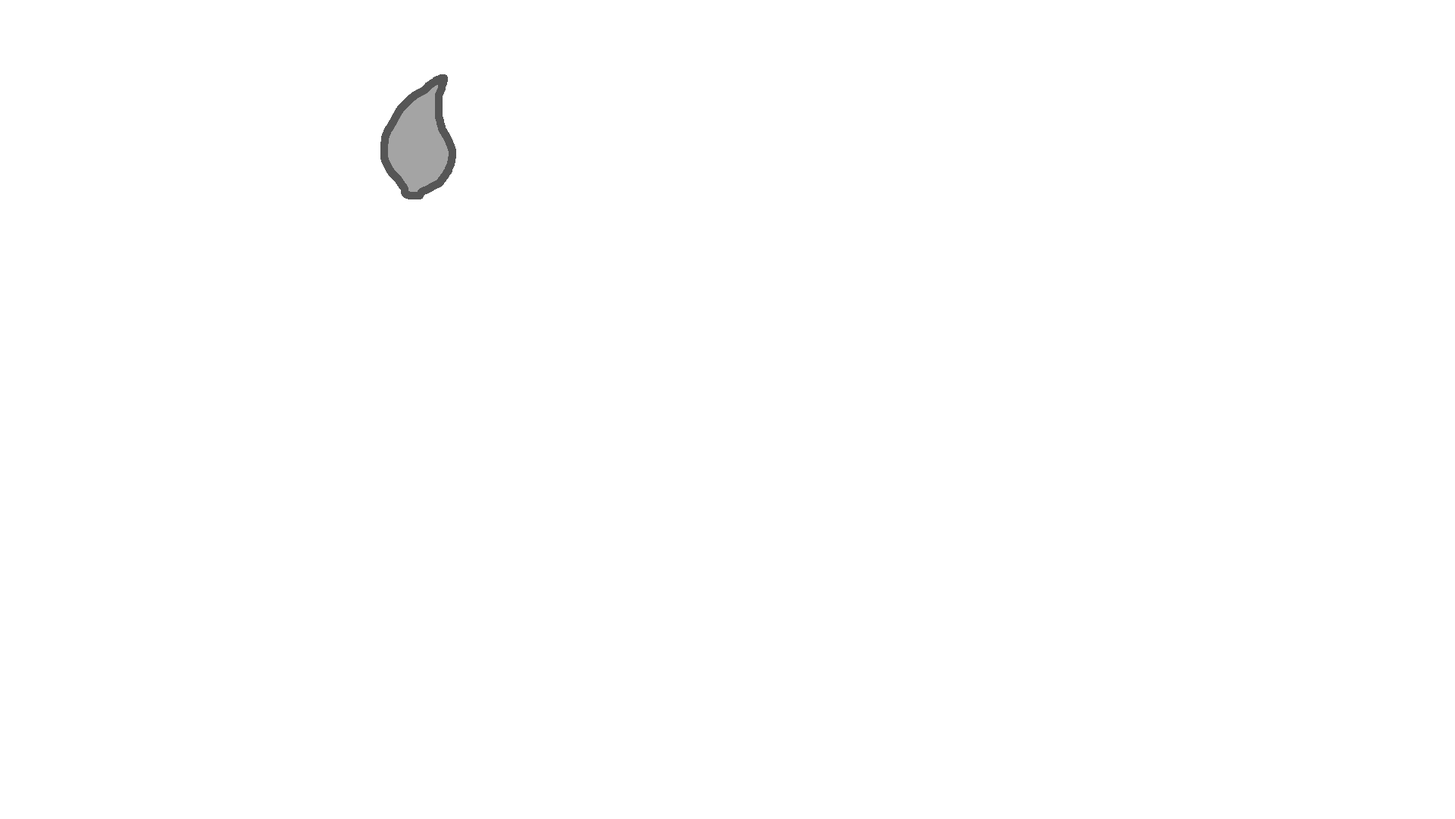
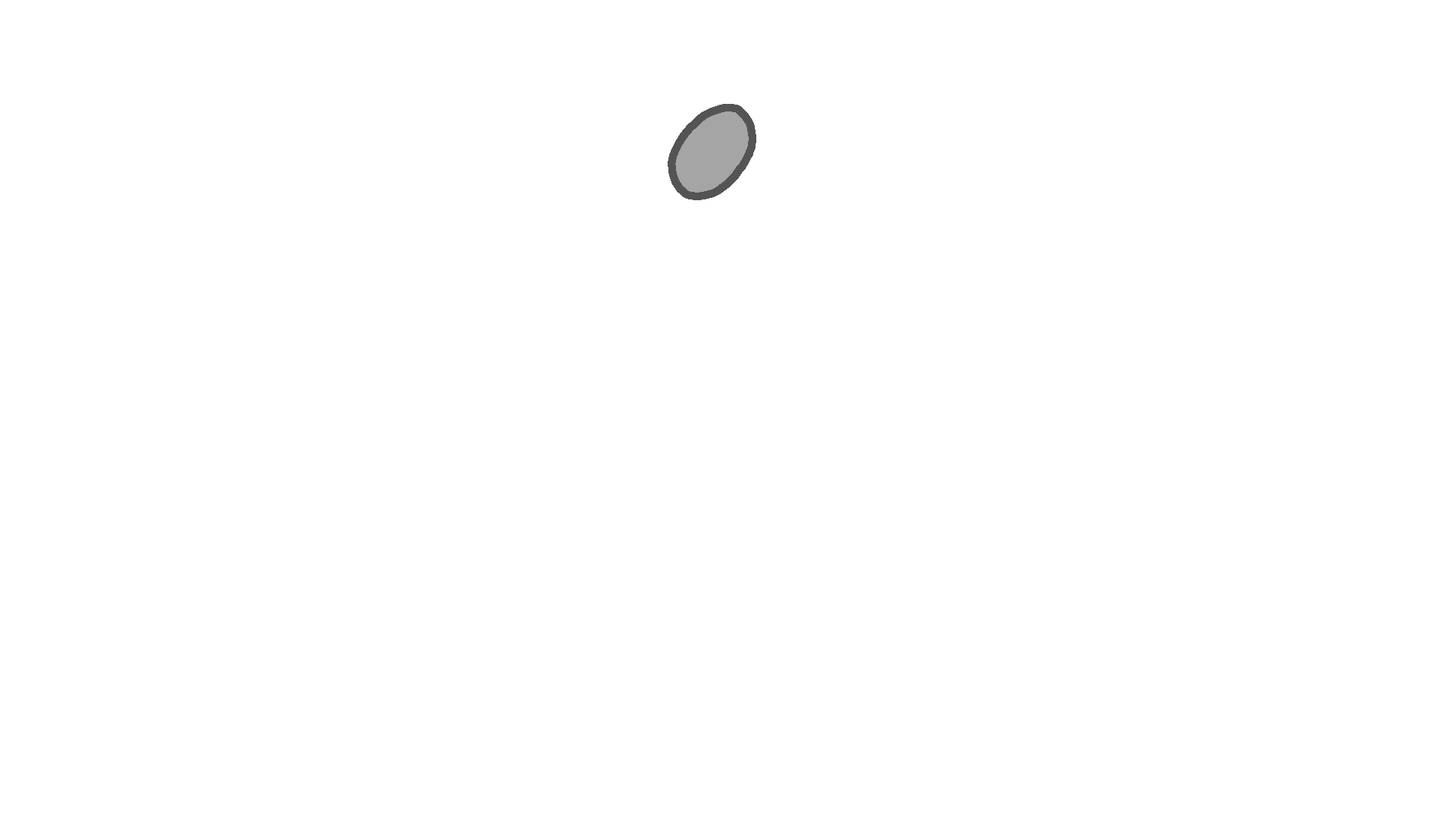
Comparing the layer stacks of the two 1455px x 819px images. Changes:
showed group "normal" (3 layers) over [left=667, top=103, right=757, bottom=201]
hid group "wet" (3 layers) over [left=380, top=74, right=457, bottom=200]
